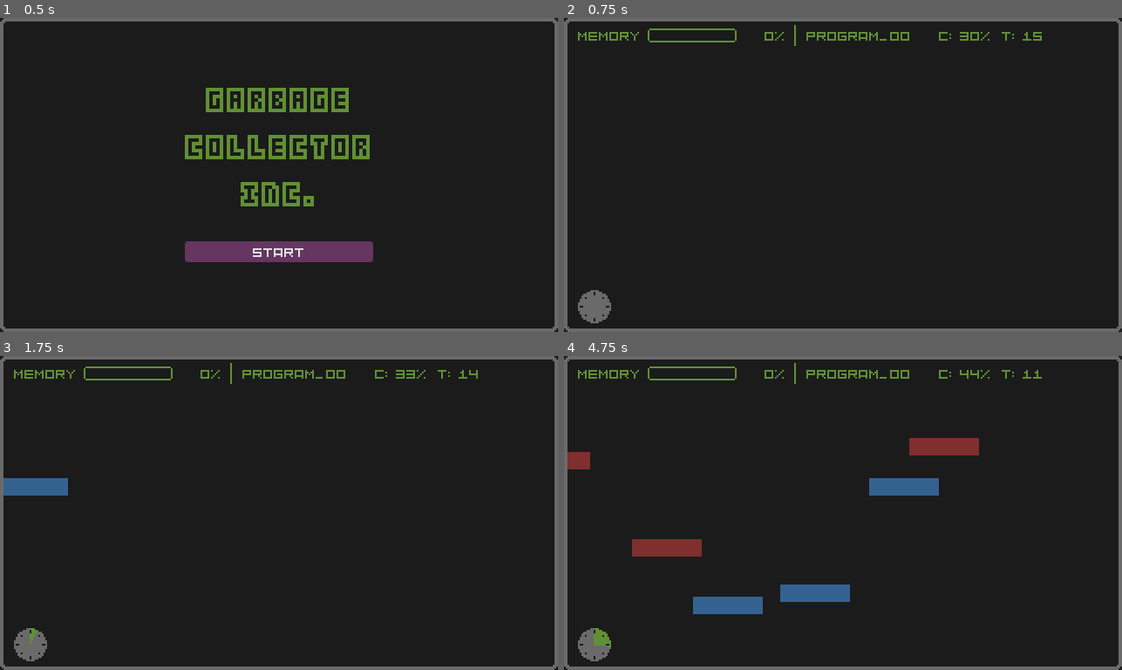
Above: before the commit, frames 1-4 (two rows, left to right).
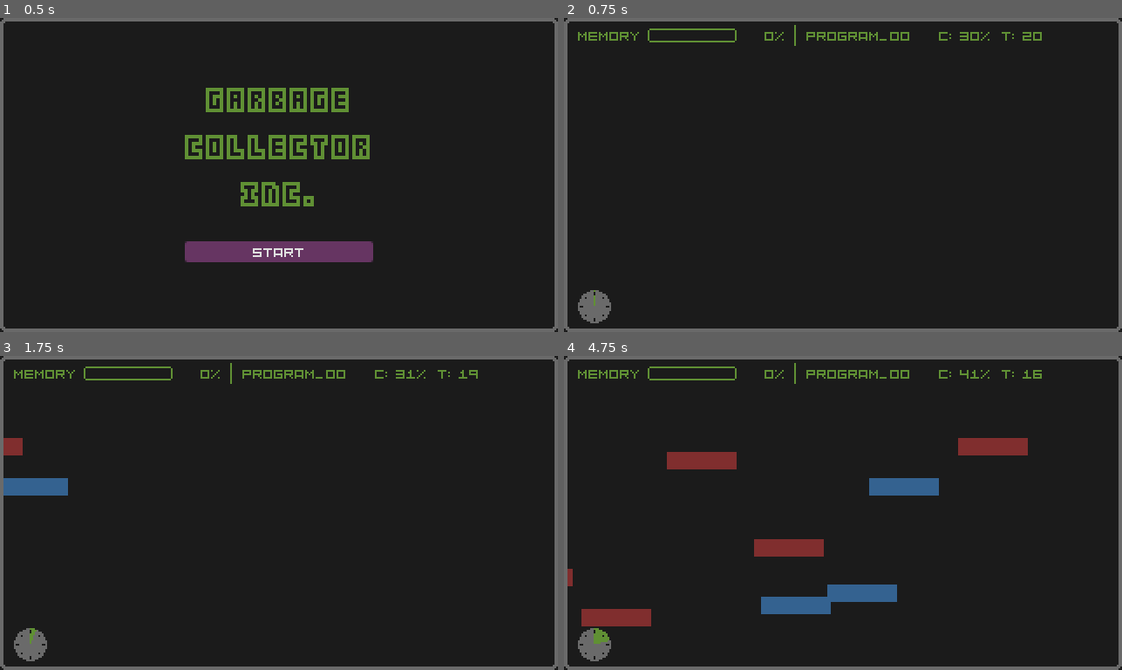
Above: after the commit, the same moments.

Repository: daniboygg/ludumdare-58
Game: Godot game, scene res://main.tscn
Same seed, same stepped clock (60 frames per second), same inputs: the game is played once before the commit and once after it.
Inputs (mouse positions are in pixels of both pictures, inside the frame that each line leads up to):
- Up to frame 1 (0.5 s): no input
- Up to frame 2 (0.75 s): click "Start" at 0.5 s
- Up to frame 3 (1.75 s): move the mouse to (401, 497) at 1.27 s; click (401, 497) at 1.35 s
- Up to frame 4 (4.75 s): move the mouse to (731, 528) at 2.02 s; click (731, 528) at 2.1 s; move the mouse to (898, 443) at 2.77 s; click (898, 443) at 2.85 s; move the mouse to (815, 575) at 3.52 s; click (815, 575) at 3.6 s; move the mouse to (1010, 560) at 4.27 s; click (1010, 560) at 4.35 s

Frame 1 is identical in both runs. In frame 2, less than 0.1% of the frame differs, in the area x 5-86%, y 4-92%; in frame 3, 0.2%; in frame 4, 6.1%, in the area x 0-86%, y 4-93%.

Commit message:
Balance game and new levels
* Use mouse on_press instead of on_relase, feels better

Diff:
--- a/level.gd
+++ b/level.gd
@@ -11,6 +11,7 @@
 @onready var level_timer: Timer = $LevelTimer
 @onready var canvas_layer: CanvasLayer = $CanvasLayer
 @onready var memory_full_timer: Timer = $MemoryFullTimer
+@onready var memory_container: Node2D = $MemoryContainer
 
 const MEMORY := preload("uid://d36yllicrg8s1")
 const TOP_MARGIN := 20
@@ -24,9 +25,12 @@
 	memory_full_timer.wait_time = params.grace_period_seconds
 	calculate_corruption_probability()
 
+var times := 0
+func _process(_delta: float) -> void:
+	Globals.set_time(level_timer.time_left, params)
+
 
 func calculate_corruption_probability() -> void:
-	Globals.set_time(level_timer.time_left, params)
 	var x := (level_timer.wait_time - level_timer.time_left) / level_timer.wait_time
 	var probability = params.corrupt_probability_evolution.sample(x)
 	Globals.corrupt_probability = probability
@@ -54,7 +58,7 @@
 		)
 	instance.left_scene.connect(_on_left_scene)
 	instance.killed.connect(_on_killed)
-	self.add_child(instance)
+	memory_container.add_child(instance)
 
 
 func _on_left_scene(memory: Memory):
@@ -63,21 +67,18 @@
 
 	if memory.is_corrupt:
 		Globals.increase_memory(params.memory_increase)
-	else:
-		if memory_full_timer.is_stopped():
-			# do not decrease while user is full
-			# force the user to take action
-			Globals.decrease_memory(params.memory_decrease)
+		print(memory, " +", params.memory_increase)
 
 	if Globals.memory >= 100:
 		if memory_full_timer.is_stopped():
 			memory_full_timer.start()
-	elif not memory_full_timer.is_stopped():
+	else:
 		memory_full_timer.stop()
 
 
 func _on_killed(memory: Memory):
-	pass
+	Globals.decrease_memory(params.memory_decrease)
+	print(memory, " -", params.memory_increase)
 
 
 func _on_timer_timeout() -> void:
--- a/levels/level.tscn
+++ b/levels/level.tscn
@@ -1,7 +1,7 @@
 [gd_scene load_steps=4 format=3 uid="uid://bmibhdkm6qlta"]
 
 [ext_resource type="Script" uid="uid://bu37n0pnsp6si" path="res://level.gd" id="1_80vhd"]
-[ext_resource type="Resource" uid="uid://w7id5k3641" path="res://levels/level_002.tres" id="2_cwqvt"]
+[ext_resource type="Resource" uid="uid://lrs7ifvam1mk" path="res://levels/level_005.tres" id="2_cwqvt"]
 [ext_resource type="PackedScene" uid="uid://dqr6x3c2ydg43" path="res://ui/level_ui.tscn" id="3_cwqvt"]
 
 [node name="Level" type="Node2D"]
@@ -21,6 +21,8 @@
 [node name="MemoryFullTimer" type="Timer" parent="."]
 one_shot = true
 
+[node name="MemoryContainer" type="Node2D" parent="."]
+
 [node name="CanvasLayer" type="CanvasLayer" parent="."]
 
 [node name="UI" parent="CanvasLayer" instance=ExtResource("3_cwqvt")]
--- a/levels/level_001.tres
+++ b/levels/level_001.tres
@@ -3,16 +3,17 @@
 [ext_resource type="Script" uid="uid://cqevfgqqftml3" path="res://levels/level_params.gd" id="1_cmh5l"]
 
 [sub_resource type="Curve" id="Curve_8g6tw"]
-_limits = [0.3, 0.8, 0.0, 1.0]
-_data = [Vector2(0, 0.3), 0.0, 0.57230836, 0, 0, Vector2(1, 0.8), 0.54738873, 0.0, 0, 0]
+_data = [Vector2(0, 0.3), 0.0, 0.30189452, 0, 0, Vector2(0.5, 0.6), 0.2902657, 0.0, 0, 0]
 point_count = 2
 
 [resource]
 script = ExtResource("1_cmh5l")
 corrupt_probability_evolution = SubResource("Curve_8g6tw")
-level_time_seconds = 15.0
-memory_span_every_seconds = 0.7
+level_time_seconds = 20.0
+memory_span_every_seconds = 0.5
 memory_speed_max = 75.0
-memory_corrupted_speed_min = 75.0
+memory_corrupted_speed_min = 80.0
 memory_corrupted_speed_max = 100.0
+memory_increase = 50
+memory_decrease = 10
 metadata/_custom_type_script = "uid://cqevfgqqftml3"
--- a/levels/level_002.tres
+++ b/levels/level_002.tres
@@ -3,19 +3,19 @@
 [ext_resource type="Script" uid="uid://cqevfgqqftml3" path="res://levels/level_params.gd" id="1_03w15"]
 
 [sub_resource type="Curve" id="Curve_8g6tw"]
-_limits = [0.3, 0.8, 0.0, 1.0]
-_data = [Vector2(0, 0.3), 0.0, 0.57230836, 0, 0, Vector2(0.6020762, 0.68951845), 0.5086756, 0.5086756, 0, 0, Vector2(1, 0.8), 0.03500952, 0.0, 0, 0]
-point_count = 3
+_data = [Vector2(0, 0.3), 0.0, 0.57230836, 0, 0, Vector2(0.5, 0.6), 0.03500952, 0.0, 0, 0]
+point_count = 2
 
 [resource]
 script = ExtResource("1_03w15")
 corrupt_probability_evolution = SubResource("Curve_8g6tw")
-level_time_seconds = 20.0
+level_time_seconds = 30.0
 memory_span_every_seconds = 0.4
+grace_period_seconds = 3.0
 memory_speed_min = 75.0
 memory_speed_max = 100.0
 memory_corrupted_speed_min = 100.0
-memory_corrupted_speed_max = 150.0
-memory_increase = 10
-memory_decrease = 4
+memory_corrupted_speed_max = 140.0
+memory_increase = 50
+memory_decrease = 10
 metadata/_custom_type_script = "uid://cqevfgqqftml3"
--- a/levels/level_003.tres
+++ b/levels/level_003.tres
@@ -3,19 +3,19 @@
 [ext_resource type="Script" uid="uid://cqevfgqqftml3" path="res://levels/level_params.gd" id="1_j3aqt"]
 
 [sub_resource type="Curve" id="Curve_8g6tw"]
-_limits = [0.3, 0.9, 0.0, 1.0]
-_data = [Vector2(0, 0.3), 0.0, 0.57230836, 0, 0, Vector2(0.39100343, 0.67903674), 0.5799102, 0.5799102, 0, 0, Vector2(1, 0.9), 0.2608589, 0.0, 0, 0]
-point_count = 3
+_data = [Vector2(0, 0.4), 0.0, 1.0, 0, 0, Vector2(0.7, 0.8), 0.0, 0.0, 0, 0]
+point_count = 2
 
 [resource]
 script = ExtResource("1_j3aqt")
 corrupt_probability_evolution = SubResource("Curve_8g6tw")
-level_time_seconds = 30.0
+level_time_seconds = 45.0
 memory_span_every_seconds = 0.4
+grace_period_seconds = 2.0
 memory_speed_min = 100.0
 memory_speed_max = 125.0
 memory_corrupted_speed_min = 110.0
-memory_corrupted_speed_max = 160.0
-memory_increase = 20
-memory_decrease = 2
+memory_corrupted_speed_max = 150.0
+memory_increase = 50
+memory_decrease = 10
 metadata/_custom_type_script = "uid://cqevfgqqftml3"
--- /dev/null
+++ b/levels/level_004.tres
@@ -0,0 +1,20 @@
+[gd_resource type="Resource" script_class="LevelParams" load_steps=3 format=3 uid="uid://dyo34c5vf6f6c"]
+
+[ext_resource type="Script" uid="uid://cqevfgqqftml3" path="res://levels/level_params.gd" id="1_lknau"]
+
+[sub_resource type="Curve" id="Curve_8g6tw"]
+_data = [Vector2(0, 0.3), 0.0, 1.0, 0, 0]
+point_count = 1
+
+[resource]
+script = ExtResource("1_lknau")
+corrupt_probability_evolution = SubResource("Curve_8g6tw")
+level_time_seconds = 45.0
+memory_span_every_seconds = 0.2
+grace_period_seconds = 2.0
+memory_speed_min = 100.0
+memory_speed_max = 125.0
+memory_corrupted_speed_min = 100.0
+memory_corrupted_speed_max = 200.0
+memory_increase = 50
+metadata/_custom_type_script = "uid://cqevfgqqftml3"
--- /dev/null
+++ b/levels/level_005.tres
@@ -0,0 +1,20 @@
+[gd_resource type="Resource" script_class="LevelParams" load_steps=3 format=3 uid="uid://lrs7ifvam1mk"]
+
+[ext_resource type="Script" uid="uid://cqevfgqqftml3" path="res://levels/level_params.gd" id="1_wigdt"]
+
+[sub_resource type="Curve" id="Curve_8g6tw"]
+_data = [Vector2(0, 0.2), 0.0, 1.0, 0, 0]
+point_count = 1
+
+[resource]
+script = ExtResource("1_wigdt")
+corrupt_probability_evolution = SubResource("Curve_8g6tw")
+level_time_seconds = 45.0
+memory_span_every_seconds = 0.1
+grace_period_seconds = 2.0
+memory_speed_min = 100.0
+memory_speed_max = 125.0
+memory_corrupted_speed_min = 100.0
+memory_corrupted_speed_max = 250.0
+memory_increase = 40
+metadata/_custom_type_script = "uid://cqevfgqqftml3"
--- a/main.tscn
+++ b/main.tscn
@@ -1,14 +1,16 @@
-[gd_scene load_steps=6 format=3 uid="uid://cqow47bch5ocs"]
+[gd_scene load_steps=8 format=3 uid="uid://cqow47bch5ocs"]
 
 [ext_resource type="Script" uid="uid://cae1vlp1njg04" path="res://main.gd" id="1_kek77"]
 [ext_resource type="Script" uid="uid://cqevfgqqftml3" path="res://levels/level_params.gd" id="2_5vw27"]
 [ext_resource type="Resource" uid="uid://cuven0yjscyf4" path="res://levels/level_001.tres" id="3_kek77"]
 [ext_resource type="Resource" uid="uid://w7id5k3641" path="res://levels/level_002.tres" id="4_lquwl"]
 [ext_resource type="Resource" uid="uid://bkbmmmxgvkdr4" path="res://levels/level_003.tres" id="5_7mycd"]
+[ext_resource type="Resource" uid="uid://dyo34c5vf6f6c" path="res://levels/level_004.tres" id="6_272bh"]
+[ext_resource type="Resource" uid="uid://lrs7ifvam1mk" path="res://levels/level_005.tres" id="7_5vw27"]
 
 [node name="Main" type="Node"]
 script = ExtResource("1_kek77")
-levels = Array[ExtResource("2_5vw27")]([ExtResource("3_kek77"), ExtResource("4_lquwl"), ExtResource("5_7mycd")])
+levels = Array[ExtResource("2_5vw27")]([ExtResource("3_kek77"), ExtResource("4_lquwl"), ExtResource("5_7mycd"), ExtResource("6_272bh"), ExtResource("7_5vw27")])
 
 [node name="World" type="Node2D" parent="."]
 
--- a/memory.gd
+++ b/memory.gd
@@ -38,8 +38,13 @@
 
 	if is_mouse_over_me():
 		color_rect.color = color_highlight
+		if is_corrupt and Input.is_action_just_pressed("ui_shoot"):
+			is_killed = true
+			animation_player.play("killed")
+			killed.emit(self)
 	else:
 		color_rect.color = color_base
+
 
 	if position.x > Globals.WIDTH:
 		if is_corrupt:
@@ -49,17 +54,6 @@
 		else:
 			left_scene.emit(self)
 			queue_free()
-
-
-func _input(event: InputEvent) -> void:
-	if not event is InputEventMouseButton or is_killed:
-		return
-
-	if event.is_released() and is_mouse_over_me() and is_corrupt:
-		is_killed = true
-		animation_player.play("killed")
-		killed.emit(self)
-
 
 func is_mouse_over_me() -> bool:
 	var mouse_position := get_viewport().get_mouse_position()
--- a/project.godot
+++ b/project.godot
@@ -29,7 +29,16 @@
 mouse_cursor/custom_image="uid://cd6ovb114cky1"
 mouse_cursor/custom_image_hotspot=Vector2(34, 34)
 
+[input]
+
+ui_shoot={
+"deadzone": 0.2,
+"events": [Object(InputEventMouseButton,"resource_local_to_scene":false,"resource_name":"","device":-1,"window_id":0,"alt_pressed":false,"shift_pressed":false,"ctrl_pressed":false,"meta_pressed":false,"button_mask":0,"position":Vector2(0, 0),"global_position":Vector2(0, 0),"factor":1.0,"button_index":1,"canceled":false,"pressed":false,"double_click":false,"script":null)
+]
+}
+
 [rendering]
 
+textures/canvas_textures/default_texture_filter=0
 renderer/rendering_method="gl_compatibility"
 renderer/rendering_method.mobile="gl_compatibility"
--- a/ui.gd
+++ b/ui.gd
@@ -6,6 +6,11 @@
 @onready var program: Label = %Program
 @onready var debug: Label = %Debug
 
+const green := Color("609034ff")
+const orange := Color("9b5f36ff")
+const red := Color("802e2eff")
+
+var tween_grace: Tween = null
 
 func _ready() -> void:
 	Globals.memory_increased.connect(_on_memory_increased)
@@ -13,6 +18,16 @@
 
 
 func _process(_delta: float) -> void:
+	if Globals.memory < 70:
+		texture_progress_bar.modulate = green
+		percentage.modulate = green
+	elif Globals.memory < 90:
+		texture_progress_bar.modulate = orange
+		percentage.modulate = orange
+	else:
+		texture_progress_bar.modulate = red
+		percentage.modulate = red
+
 	percentage.text = "%3d%%" % [Globals.memory]
 	clock.value = Globals.time_normalized * 100
 	program.text = "program_%02d" % Globals.current_level
--- a/ui/level_ui.tscn
+++ b/ui/level_ui.tscn
@@ -11,10 +11,6 @@
 MarginContainer/constants/margin_left = 5
 MarginContainer/constants/margin_right = 5
 MarginContainer/constants/margin_top = 5
-
-[sub_resource type="AtlasTexture" id="AtlasTexture_1bvp3"]
-atlas = ExtResource("4_g3uqr")
-region = Rect2(0, 0, 51, 8)
 
 [sub_resource type="AtlasTexture" id="AtlasTexture_lquwl"]
 atlas = ExtResource("4_g3uqr")
@@ -97,17 +93,19 @@
 
 [node name="TextureProgressBar" type="TextureProgressBar" parent="MarginContainer/VBoxContainer/HBoxContainer"]
 unique_name_in_owner = true
+modulate = Color(0.3764706, 0.5647059, 0.20392157, 1)
 layout_mode = 2
 size_flags_horizontal = 4
 size_flags_vertical = 4
 step = 5.0
-texture_under = SubResource("AtlasTexture_1bvp3")
+value = 45.0
 texture_over = SubResource("AtlasTexture_lquwl")
 texture_progress = SubResource("AtlasTexture_7mycd")
 
 [node name="Percentage" type="Label" parent="MarginContainer/VBoxContainer/HBoxContainer"]
 unique_name_in_owner = true
 layout_mode = 2
+theme_override_colors/font_color = Color(1, 1, 1, 1)
 text = "100%"
 
 [node name="VSeparator" type="VSeparator" parent="MarginContainer/VBoxContainer/HBoxContainer"]
Binary file changed: art/progress_bar.aseprite
Not shown: 1 places in ui/level_ui.tscn that only renumber resources
Binary file changed: ui/progress_bar.png
